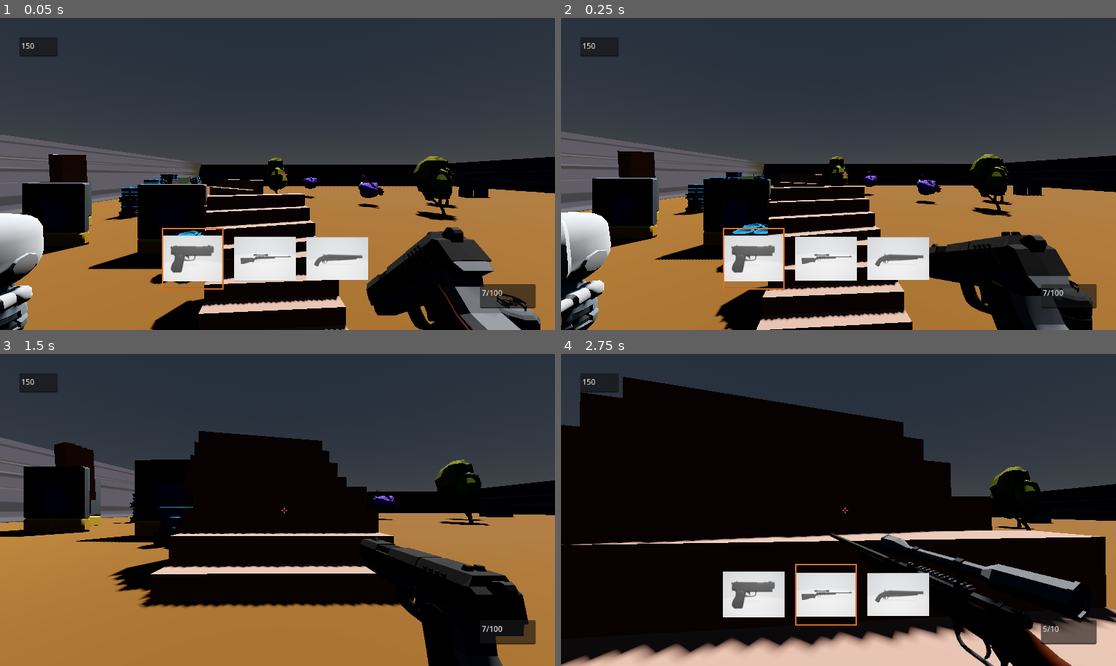
Above: before the commit, frames 1-4 (two rows, left to right).
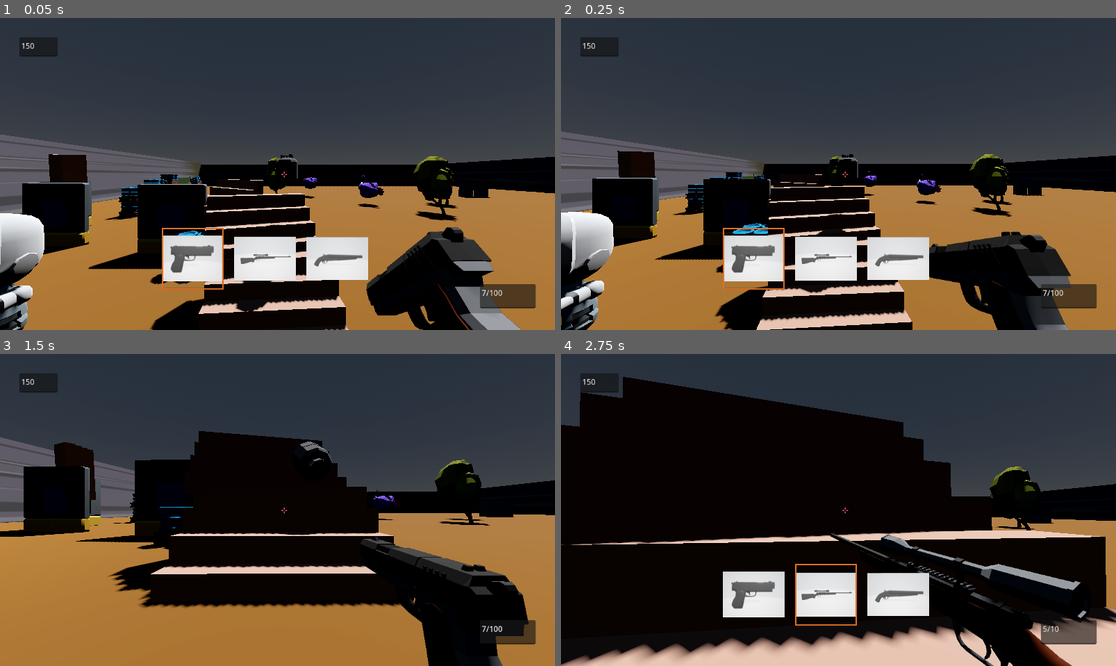
Above: after the commit, the same moments.

Repository: pixelcrust/godotfps
Game: Godot game, scene res://world.tscn
Two runs of this game, one before a commit and one after it. Both use one fixed random seed, a clock stepped at 60 frames per second and the inputs below.
Inputs (mouse positions are in pixels of both pictures, inside the frame that each line leads up to):
- Up to frame 1 (0.05 s): no input
- Up to frame 2 (0.25 s): no input
- Up to frame 3 (1.5 s): move the mouse to (305, 510) at 0.52 s; hold F (Interact) 0.53-1.28 s; hold W (key_forward) from 0.53 s (still down); tap Space (key_jump) at 0.77 s; move the mouse to (249, 510) at 1.27 s; tap Ctrl (key_crouch) at 1.35 s
- Up to frame 4 (2.75 s): keep holding W (key_forward); tap Space (key_jump) at 1.52 s; move the mouse to (849, 503) at 2.02 s; tap Tab (key_next_weapon) at 2.1 s

The runs differ from the first frame. In frame 1, 0.9% of the frame differs, in the area x 0-98%, y 43-100%; in frame 2, 1.6%, in the area x 0-96%, y 43-100%; in frame 3, 0.1%; in frame 4, nothing differs.

Commit message:
added physics to propane tank

Diff:
--- a/Scenes/enemy_dummy.tscn
+++ b/Scenes/enemy_dummy.tscn
@@ -18,6 +18,9 @@
 
 [sub_resource type="CapsuleShape3D" id="CapsuleShape3D_konw4"]
 height = 2.08689
+
+[sub_resource type="SphereShape3D" id="SphereShape3D_vtcpw"]
+radius = 13.3811
 
 [node name="Node3D" type="CharacterBody3D"]
 collision_layer = 4
@@ -78,5 +81,11 @@
 transform = Transform3D(1, 0, 0, 0, 1, 0, 0, 0, 1, 0, 1.13833, 0)
 shape = SubResource("CapsuleShape3D_konw4")
 
+[node name="attention_area" type="Area3D" parent="."]
+
+[node name="CollisionShape3D" type="CollisionShape3D" parent="attention_area"]
+shape = SubResource("SphereShape3D_vtcpw")
+
 [connection signal="bodypart_hit" from="base/body/PhysicalBone3D" to="." method="_on_physical_bone_3d_bodypart_hit"]
 [connection signal="bodypart_hit" from="base/body/head/PhysicalBone3D" to="." method="_on_physical_bone_3d_bodypart_hit"]
+[connection signal="body_entered" from="attention_area" to="." method="_on_attention_area_body_entered"]
--- a/Scenes/explosion.gd
+++ b/Scenes/explosion.gd
@@ -1,9 +1,12 @@
 extends Node3D
 
 @onready var idle = true
-@onready var gpu_particles_3d_3 = $GPUParticles3D3
-@onready var gpu_particles_3d_2 = $GPUParticles3D2
-@onready var gpu_particles_3d = $GPUParticles3D
+@onready var sparks = $sparks
+@onready var flash = $flash
+@onready var smoke = $smoke
+
+
+
 
 # Called when the node enters the scene tree for the first time.
 func _ready():
@@ -13,9 +16,9 @@
 # Called every frame. 'delta' is the elapsed time since the previous frame.
 func _process(delta):
 	if idle != true:
-		gpu_particles_3d_3.set_emitting(true)
-		gpu_particles_3d_2.set_emitting(true)
-		gpu_particles_3d.set_emitting(true)
+		sparks.set_emitting(true)
+		flash.set_emitting(true)
+		smoke.set_emitting(true)
 		idle = true
 
 
--- a/Scenes/explosion.tscn
+++ b/Scenes/explosion.tscn
@@ -3,7 +3,9 @@
 [ext_resource type="Script" path="res://Scenes/explosion.gd" id="1_qmu6a"]
 
 [sub_resource type="ParticleProcessMaterial" id="ParticleProcessMaterial_ym6lv"]
+lifetime_randomness = 1.0
 spread = 180.0
+gravity = Vector3(0, 0.5, 0)
 initial_velocity_min = 30.0
 initial_velocity_max = 30.0
 linear_accel_min = -10.0
@@ -35,7 +37,7 @@
 emission_shape = 1
 emission_sphere_radius = 4.0
 spread = 180.0
-gravity = Vector3(0, 1.5, 0)
+gravity = Vector3(0, 3, 0)
 scale_min = 0.5
 scale_max = 1.5
 color = Color(0.0627451, 0.0627451, 0.0627451, 1)
@@ -51,10 +53,10 @@
 [node name="explosion" type="Node3D"]
 script = ExtResource("1_qmu6a")
 
-[node name="GPUParticles3D" type="GPUParticles3D" parent="."]
+[node name="sparks" type="GPUParticles3D" parent="."]
 emitting = false
 amount = 512
-lifetime = 1.5
+lifetime = 4.0
 one_shot = true
 explosiveness = 1.0
 fixed_fps = 60
@@ -63,10 +65,10 @@
 process_material = SubResource("ParticleProcessMaterial_ym6lv")
 draw_pass_1 = SubResource("BoxMesh_1w5dx")
 
-[node name="GPUParticles3D2" type="GPUParticles3D" parent="."]
+[node name="flash" type="GPUParticles3D" parent="."]
 emitting = false
 amount = 1
-lifetime = 0.3
+lifetime = 0.2
 one_shot = true
 explosiveness = 1.0
 fixed_fps = 60
@@ -75,9 +77,9 @@
 draw_pass_1 = SubResource("SphereMesh_y83fs")
 draw_pass_2 = null
 
-[node name="GPUParticles3D3" type="GPUParticles3D" parent="."]
+[node name="smoke" type="GPUParticles3D" parent="."]
 emitting = false
-lifetime = 5.0
+lifetime = 7.0
 one_shot = true
 explosiveness = 0.7
 randomness = 1.0
--- a/Scripts/enemy_dummy.gd
+++ b/Scripts/enemy_dummy.gd
@@ -46,8 +46,8 @@
 		#body.rotate_y(1.0*delta)
 
 		body.rotate_y(-deg_to_rad(direction_helper.rotation.y * turn_speed_horizontally*delta))
-		head.rotate_x(-deg_to_rad(direction_helper.rotation.x * turn_speed_vertically*delta))
-		arm.rotate_x(-deg_to_rad(direction_helper.rotation.x * turn_speed_vertically*delta))
+		#head.rotate_x(-deg_to_rad(direction_helper.rotation.x * turn_speed_vertically*delta))
+		#arm.rotate_x(-deg_to_rad(direction_helper.rotation.x * turn_speed_vertically*delta))
 	else:
 		print("raycastcollider:"+str(ray_view.get_collider())+".... player:"+str(player))
 
@@ -63,3 +63,9 @@
 
 func _on_physical_bone_3d_bodypart_hit(dmg):
 	hp-=dmg
+
+
+
+
+func _on_attention_area_body_entered(body):
+	pass # Replace with function body.
--- a/propane_tank.gd
+++ b/propane_tank.gd
@@ -1,9 +1,9 @@
 extends Node3D
 @onready var hp_start = 10
 @onready var hp = hp_start
-@onready var emitter = $explosion
+@onready var emitter = $RigidBody3D/explosion
 @onready var once = 0
-@onready var mesh = $MeshInstance3D
+@onready var mesh = $RigidBody3D/MeshInstance3D
 
 
 signal signal_explosion()
@@ -18,11 +18,11 @@
 		dying()
 
 func dying():
-	mesh.visible = false
+	#mesh.visible = false
 	if once == 0:
 		emit_signal("signal_explosion")
 		once = 1
-	await get_tree().create_timer(5.0).timeout
+	await get_tree().create_timer(10.0).timeout
 	queue_free()
 
 
--- a/propane_tank.tscn
+++ b/propane_tank.tscn
@@ -20,36 +20,42 @@
 albedo_color = Color(0.733333, 0.203922, 0.121569, 1)
 metallic = 0.94
 
+[sub_resource type="CapsuleShape3D" id="CapsuleShape3D_1edai"]
+radius = 1.07069
+height = 2.84607
+
 [sub_resource type="CapsuleShape3D" id="CapsuleShape3D_moxfh"]
 radius = 1.08493
 height = 2.9936
-
-[sub_resource type="CapsuleShape3D" id="CapsuleShape3D_1edai"]
-radius = 1.07069
-height = 2.84607
 
 [node name="propane_tank" type="Node3D"]
 transform = Transform3D(0.4, 0, 0, 0, 0.4, 0, 0, 0, 0.4, 0, 0, 0)
 script = ExtResource("1_dkd06")
 
-[node name="MeshInstance3D" type="MeshInstance3D" parent="."]
+[node name="RigidBody3D" type="RigidBody3D" parent="."]
+collision_layer = 4
+
+[node name="MeshInstance3D" type="MeshInstance3D" parent="RigidBody3D"]
+transform = Transform3D(0.4, 0, 0, 0, 0.4, 0, 0, 0, 0.4, 0, 0, 0)
 mesh = ExtResource("1_t0cj5")
+skeleton = NodePath("../..")
 surface_material_override/0 = SubResource("StandardMaterial3D_s5hn4")
 surface_material_override/1 = SubResource("StandardMaterial3D_hh45f")
 surface_material_override/2 = SubResource("StandardMaterial3D_mcehn")
 surface_material_override/3 = SubResource("StandardMaterial3D_anae4")
 
-[node name="CollisionShape3D" type="CollisionShape3D" parent="MeshInstance3D"]
-shape = SubResource("CapsuleShape3D_moxfh")
-
-[node name="PhysicalBone3D" type="PhysicalBone3D" parent="MeshInstance3D" groups=["has_hp"]]
+[node name="PhysicalBone3D" type="PhysicalBone3D" parent="RigidBody3D/MeshInstance3D" groups=["has_hp"]]
 collision_layer = 2
 script = ExtResource("3_dckxd")
 
-[node name="CollisionShape3D" type="CollisionShape3D" parent="MeshInstance3D/PhysicalBone3D"]
+[node name="CollisionShape3D" type="CollisionShape3D" parent="RigidBody3D/MeshInstance3D/PhysicalBone3D"]
 shape = SubResource("CapsuleShape3D_1edai")
 
-[node name="explosion" parent="." instance=ExtResource("3_jeavc")]
+[node name="explosion" parent="RigidBody3D" instance=ExtResource("3_jeavc")]
 
-[connection signal="signal_explosion" from="." to="explosion" method="_signal_explosion"]
-[connection signal="bodypart_hit" from="MeshInstance3D/PhysicalBone3D" to="." method="_on_physical_bone_3d_bodypart_hit"]
+[node name="CollisionShape3D" type="CollisionShape3D" parent="RigidBody3D"]
+transform = Transform3D(0.4, 0, 0, 0, 0.4, 0, 0, 0, 0.4, 0, 0, 0)
+shape = SubResource("CapsuleShape3D_moxfh")
+
+[connection signal="signal_explosion" from="." to="RigidBody3D/explosion" method="_signal_explosion"]
+[connection signal="bodypart_hit" from="RigidBody3D/MeshInstance3D/PhysicalBone3D" to="." method="_on_physical_bone_3d_bodypart_hit"]
--- a/world.tscn
+++ b/world.tscn
@@ -157,4 +157,4 @@
 transform = Transform3D(1, 0, 0, 0, 1, 0, 0, 0, 1, -22.2686, 2.77979, 27.479)
 
 [node name="propane_tank" parent="." instance=ExtResource("12_k60m2")]
-transform = Transform3D(0.4, 0, 0, 0, 0.4, 0, 0, 0, 0.4, -13.0438, 1.99712, 25.609)
+transform = Transform3D(0.4, 0, 0, 0, 0.4, 0, 0, 0, 0.4, -18.0156, 5.60119, 22.3881)
Not shown: 1 places in Scenes/enemy_dummy.tscn that only renumber resources
